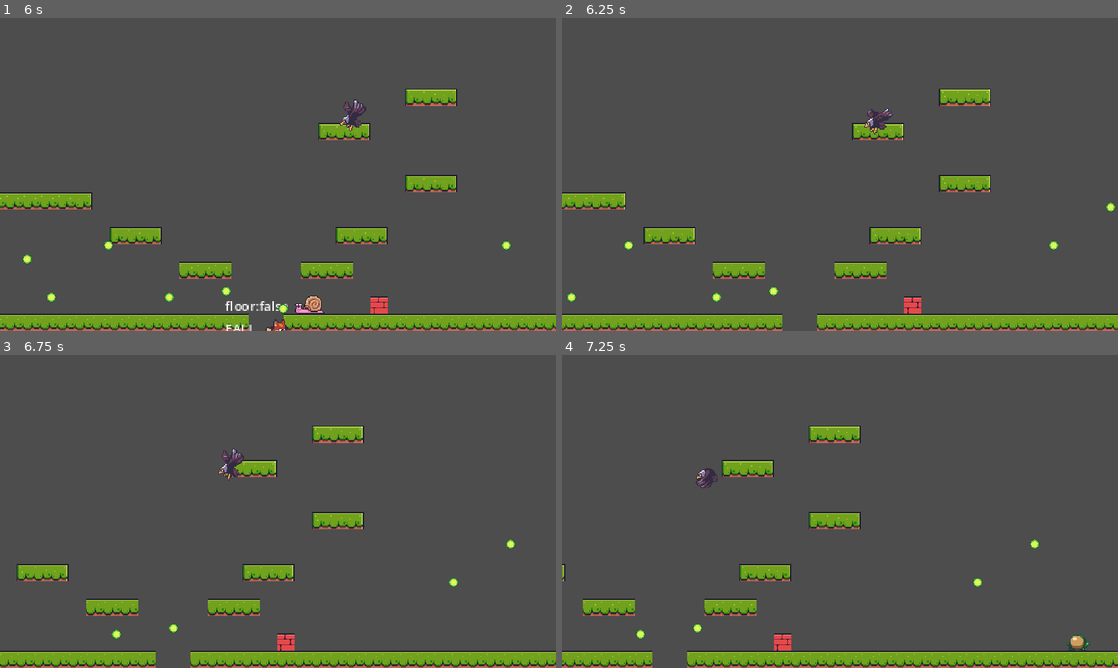
Above: before the commit, frames 1-4 (two rows, left to right).
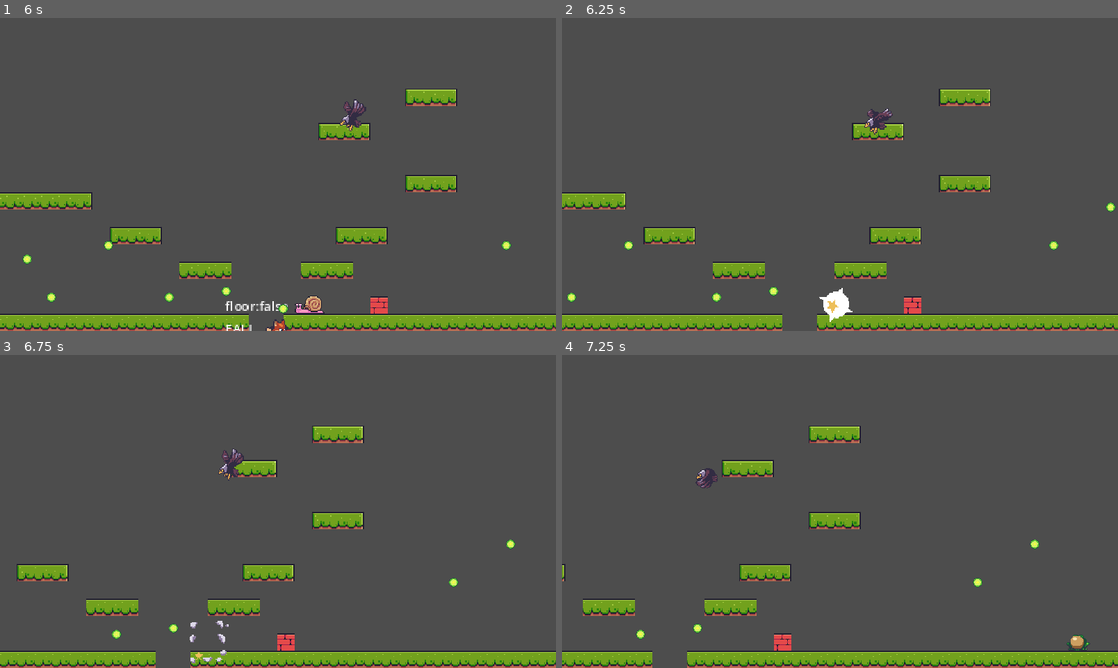
Above: after the commit, the same moments.

Repository: jaerrib/learning-godot
Game: Godot game, scene res://scenes/level_base/level_base.tscn
Two runs of this game, one before a commit and one after it. Both use one fixed random seed, a clock stepped at 60 frames per second and the inputs below.
Inputs:
- Up to frame 1 (6 s): hold D (right) 0.53-2.03 s; tap E (shoot) every 0.75 s from 0.6 to 5.85 s; tap Space (jump) at 0.77, 1.52, 3.02, 3.77, 4.52 s; hold A (left) 2.03-4.28 s; hold D (right) from 4.28 s (still down)
- Up to frame 2 (6.25 s): keep holding D (right); tap Space (jump) at 6.02 s
- Up to frame 3 (6.75 s): keep holding D (right); tap E (shoot) at 6.6 s
- Up to frame 4 (7.25 s): keep holding D (right); tap Space (jump) at 6.77 s

Frame 1 is identical in both runs. In frame 2, 0.3% of the frame differs, in the area x 46-53%, y 86-98%; in frame 3, 0.2%; in frame 4, nothing differs.

Commit message:
Add enemy explosions

Diff:
--- a/foxy-antics/scenes/enemy_base/enemy_base.gd
+++ b/foxy-antics/scenes/enemy_base/enemy_base.gd
@@ -38,6 +38,7 @@
 	set_physics_process(false)
 	hide()
 	# pick up, sound, and explosion
+	SignalManager.on_create_object.emit(global_position, Constants.ObjectType.EXPLOSION)
 	queue_free()
 
 
--- /dev/null
+++ b/foxy-antics/scenes/explosion/explosion.tscn
@@ -0,0 +1,83 @@
+[gd_scene load_steps=6 format=3 uid="uid://bd3pibdbv84fb"]
+
+[ext_resource type="Texture2D" uid="uid://do0226ks7tlsv" path="res://assets/explosion/enemy-deadth.png" id="1_60owb"]
+[ext_resource type="AudioStream" uid="uid://c24rv2iwjv2og" path="res://assets/sound/pickup3.ogg" id="2_0hnjt"]
+
+[sub_resource type="Animation" id="Animation_f6nvv"]
+resource_name = "explode"
+length = 0.7
+step = 0.1
+tracks/0/type = "audio"
+tracks/0/imported = false
+tracks/0/enabled = true
+tracks/0/path = NodePath("Sound")
+tracks/0/interp = 1
+tracks/0/loop_wrap = true
+tracks/0/keys = {
+"clips": [{
+"end_offset": 0.0,
+"start_offset": 0.0,
+"stream": ExtResource("2_0hnjt")
+}],
+"times": PackedFloat32Array(0.1)
+}
+tracks/0/use_blend = true
+tracks/1/type = "value"
+tracks/1/imported = false
+tracks/1/enabled = true
+tracks/1/path = NodePath(".:frame")
+tracks/1/interp = 1
+tracks/1/loop_wrap = true
+tracks/1/keys = {
+"times": PackedFloat32Array(0, 0.1, 0.2, 0.3, 0.4, 0.5),
+"transitions": PackedFloat32Array(1, 1, 1, 1, 1, 1),
+"update": 1,
+"values": [0, 1, 2, 3, 4, 5]
+}
+tracks/2/type = "method"
+tracks/2/imported = false
+tracks/2/enabled = true
+tracks/2/path = NodePath(".")
+tracks/2/interp = 1
+tracks/2/loop_wrap = true
+tracks/2/keys = {
+"times": PackedFloat32Array(0.7),
+"transitions": PackedFloat32Array(1),
+"values": [{
+"args": [],
+"method": &"queue_free"
+}]
+}
+
+[sub_resource type="Animation" id="Animation_4isok"]
+length = 0.001
+tracks/0/type = "value"
+tracks/0/imported = false
+tracks/0/enabled = true
+tracks/0/path = NodePath(".:frame")
+tracks/0/interp = 1
+tracks/0/loop_wrap = true
+tracks/0/keys = {
+"times": PackedFloat32Array(0),
+"transitions": PackedFloat32Array(1),
+"update": 1,
+"values": [0]
+}
+
+[sub_resource type="AnimationLibrary" id="AnimationLibrary_csbug"]
+_data = {
+"RESET": SubResource("Animation_4isok"),
+"explode": SubResource("Animation_f6nvv")
+}
+
+[node name="Explosion" type="Sprite2D"]
+texture = ExtResource("1_60owb")
+hframes = 6
+
+[node name="AnimationPlayer" type="AnimationPlayer" parent="."]
+libraries = {
+"": SubResource("AnimationLibrary_csbug")
+}
+autoplay = "explode"
+
+[node name="Sound" type="AudioStreamPlayer2D" parent="."]
--- a/foxy-antics/scenes/object_maker/object_maker.gd
+++ b/foxy-antics/scenes/object_maker/object_maker.gd
@@ -2,6 +2,7 @@
 
 
 const OBJECT_SCENES: Dictionary = {
+	Constants.ObjectType.EXPLOSION: preload("res://scenes/explosion/explosion.tscn"),
 	Constants.ObjectType.BULLET_PLAYER: preload("res://scenes/bullet_player/bullet_player.tscn"),
 	Constants.ObjectType.BULLET_ENEMY: preload("res://scenes/bullet_enemy/bullet_enemy.tscn"),
 }
@@ -9,6 +10,7 @@
 # Called when the node enters the scene tree for the first time.
 func _ready() -> void:
 	SignalManager.on_create_bullet.connect(on_create_bullet)
+	SignalManager.on_create_object.connect(on_create_object)
 
 
 func on_create_bullet(
@@ -23,3 +25,11 @@
 		var nb: Bullet = OBJECT_SCENES[ob_type].instantiate()
 		nb.setup(pos, dir, speed, life_span)
 		call_deferred("add_child", nb)
+
+
+func on_create_object(pos: Vector2, ob_type: Constants.ObjectType) -> void:
+	if !OBJECT_SCENES.has(ob_type):
+		return
+	var n_obj = OBJECT_SCENES[ob_type].instantiate()
+	n_obj.position = pos
+	call_deferred("add_child", n_obj)
--- a/foxy-antics/singletons/signal_manager.gd
+++ b/foxy-antics/singletons/signal_manager.gd
@@ -8,3 +8,9 @@
 	speed: float,
 	ob_type: Constants.ObjectType,
 	)
+
+
+signal on_create_object(
+	pos: Vector2,
+	ob_type: Constants.ObjectType,
+)
